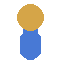
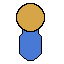
Layers edited between the first and the second (64, 64) image:
added layer "Outline" above "Body" over 16, 3, 45, 32
added layer "Body Outline" above "Background" over 19, 29, 42, 61
